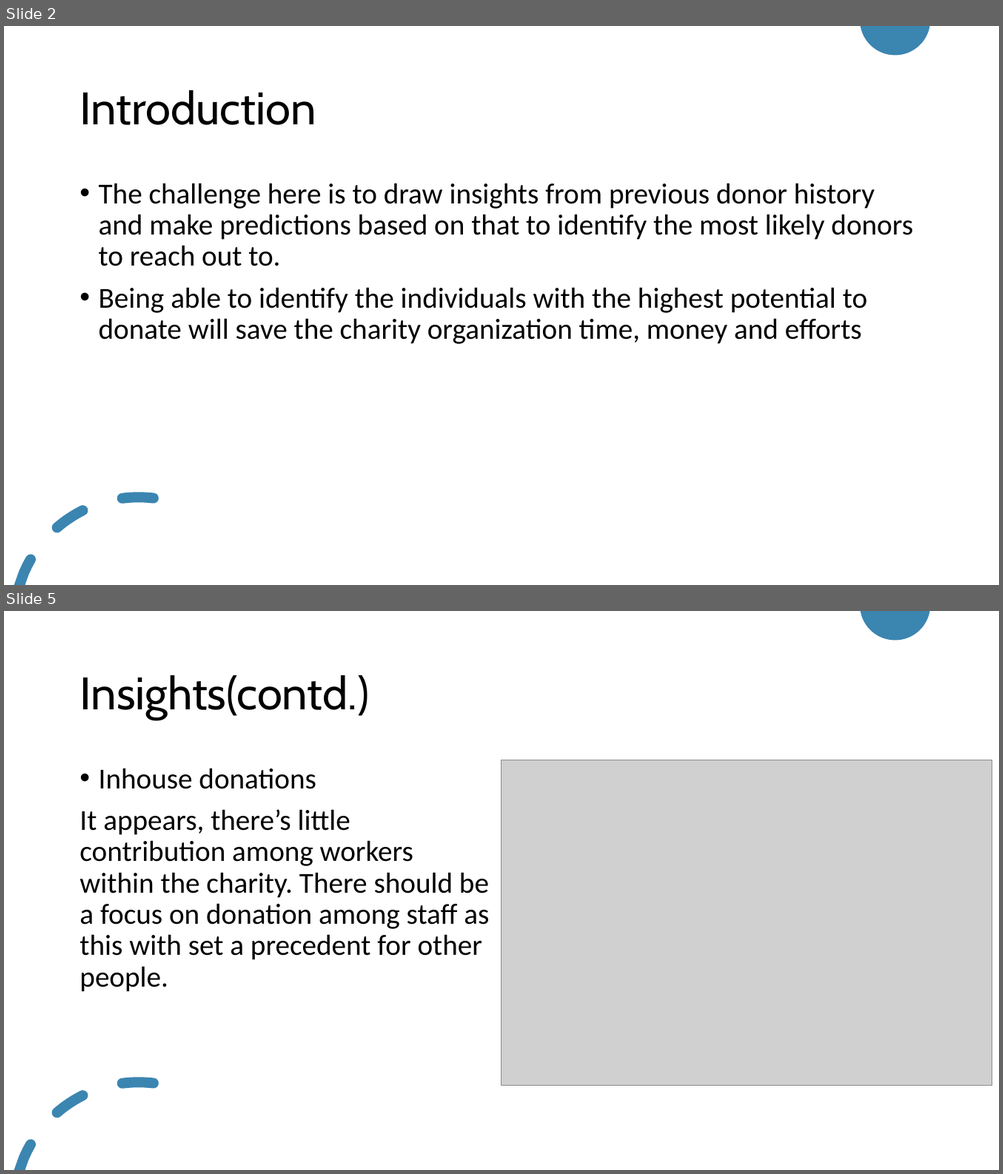
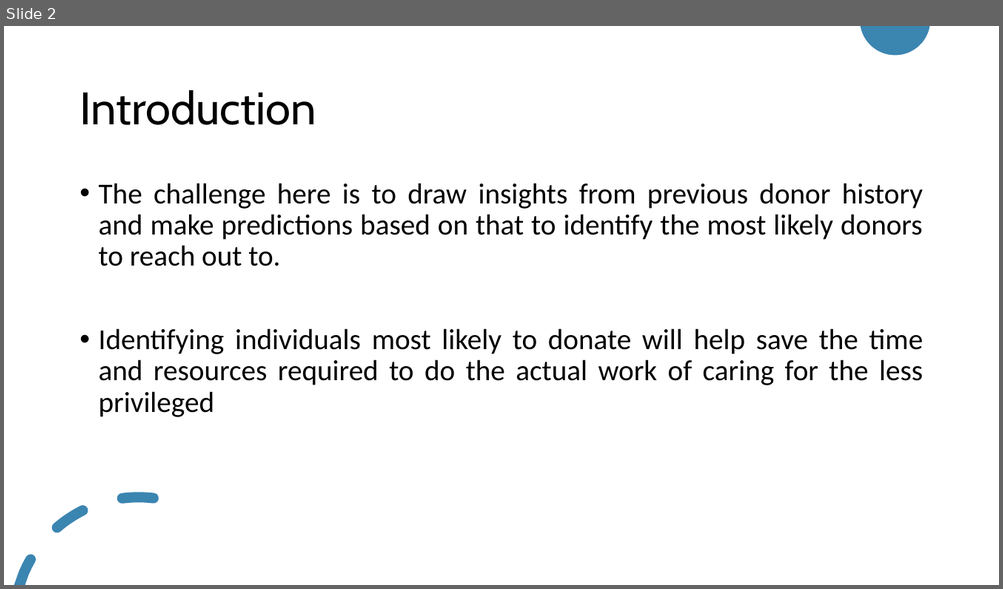
Before and after one commit to Ay-slim/Data-Science-Portfolio--Ayooluwa, a slide deck: Donor_prediction_challenge/Presentation.pptx. Shown one above the other, each under a label of ours: slides 2 and 5 before the commit, slide 2 after it; the slides between them are not shown. The pictures are 1003x1174 and 1003x589 pixels, drawn with LibreOffice and Linux fonts; fonts in the diff are those of the drawing; grey boxes stand for pictures. Boxes give left, top, right and bottom in pixels: in the first picture for what was removed or moved away, otherwise in the second. Text is boxed around its words. In the diff, an @@ line names an element or a change of style, - is before the commit and + after.

```diff
--- a/Donor_prediction_challenge/Presentation.pptx
+++ b/Donor_prediction_challenge/Presentation.pptx
@@ slide 5 removed at <box>4,611,999,1170</box>, background #FFFFFF; not listed: 2 template elements that a slide beside it also shows @@
@@ title removed at <box>79,675,369,720</box> @@
-Insights(contd.)
@@ picture removed at <box>502,760,993,1086</box> @@
@@ text removed at <box>79,768,489,992</box> @@
-• Inhouse donations
-It appears, there’s little contribution among workers within the charity. There should be a focus on donation among staff as this with set a precedent for other people.
@@ slide 2 changed as well @@
@@ text at <box>99,183,922,266</box>: alignment left to justified @@
@@ text at <box>99,329,923,417</box>: text changed @@
-• Being able to identify the individuals with the highest potential to donate will save the charity organization time, money and efforts
+• Identifying individuals most likely to donate will help save the time and resources required to do the actual work of caring for the less privileged
```
Also in this commit, not shown: 4 other slides changed, 6 slides added, 1 other slide removed, 1 other file.
